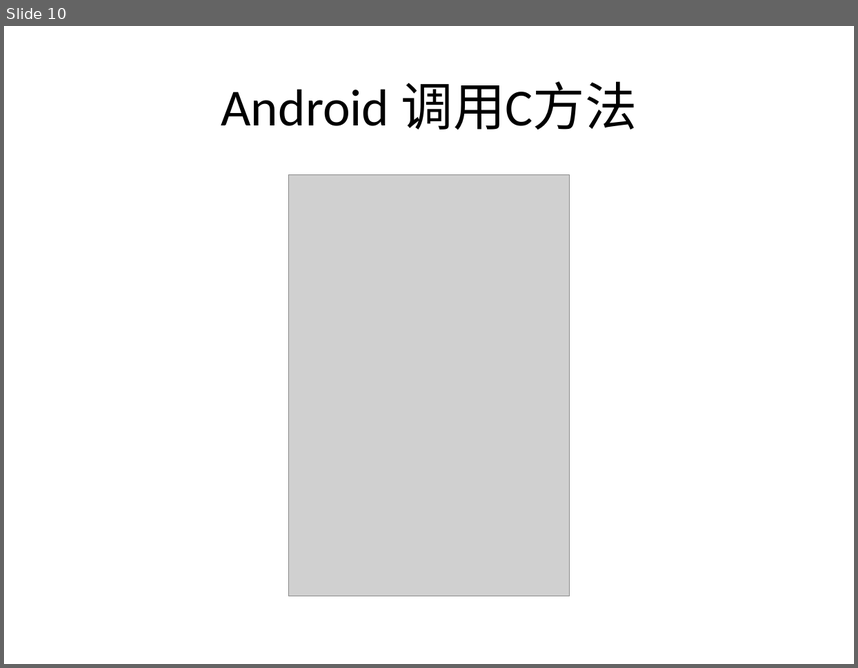
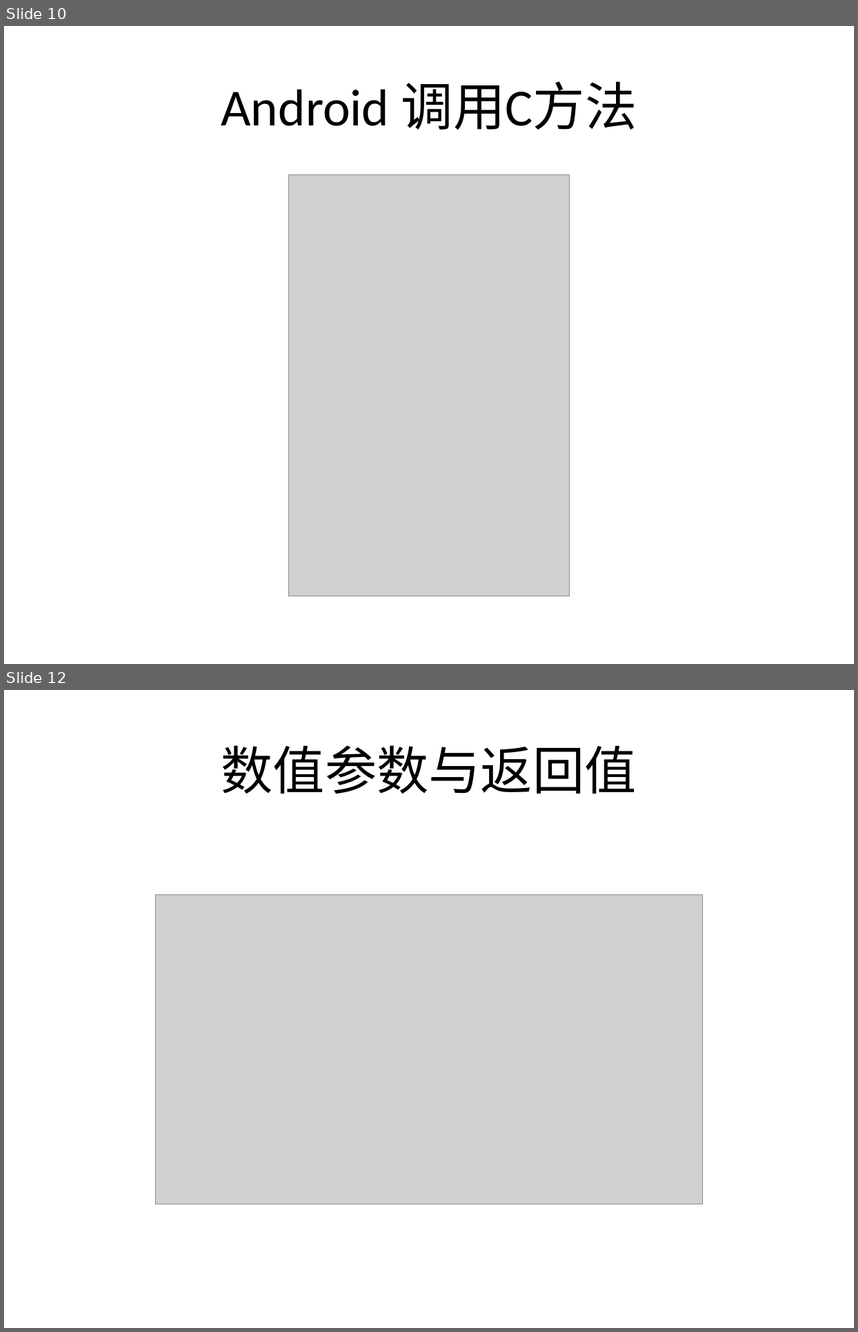
Before and after one commit to lovehzh/JNI-Study, a slide deck: JNI技术.pptx. Shown one above the other, each under a label of ours: slide 10 before the commit, slides 10 and 12 after it; the slides between them are not shown. The pictures are 858x668 and 858x1332 pixels, drawn with LibreOffice and Linux fonts; fonts in the diff are those of the drawing; grey boxes stand for pictures; background and template pictures are left out. Boxes give left, top, right and bottom in pixels: in the first picture for what was removed or moved away, otherwise in the second. Text is boxed around its words. In the diff, an @@ line names an element or a change of style, - is before the commit and + after.

```diff
--- a/JNI技术.pptx
+++ b/JNI技术.pptx
@@ slide 12 added at bbox=[4, 690, 854, 1328], background picture (left out) @@
@@ title added at bbox=[221, 745, 637, 793], 44 pt, text #000000 @@
+数值参数与返回值
@@ picture added at bbox=[155, 895, 703, 1203] @@
```
Also in this commit, not shown: 9 other slides added.
